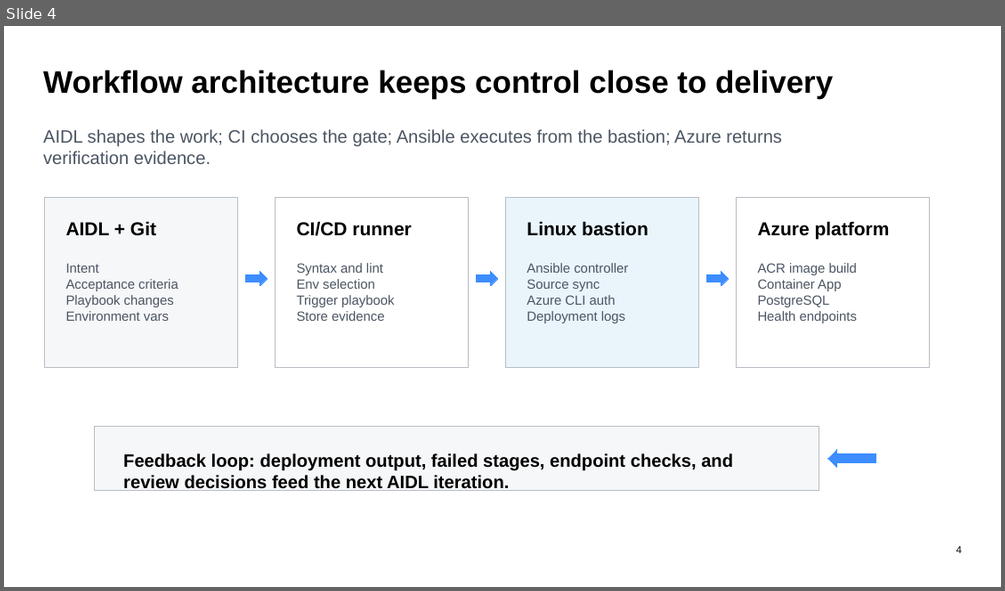
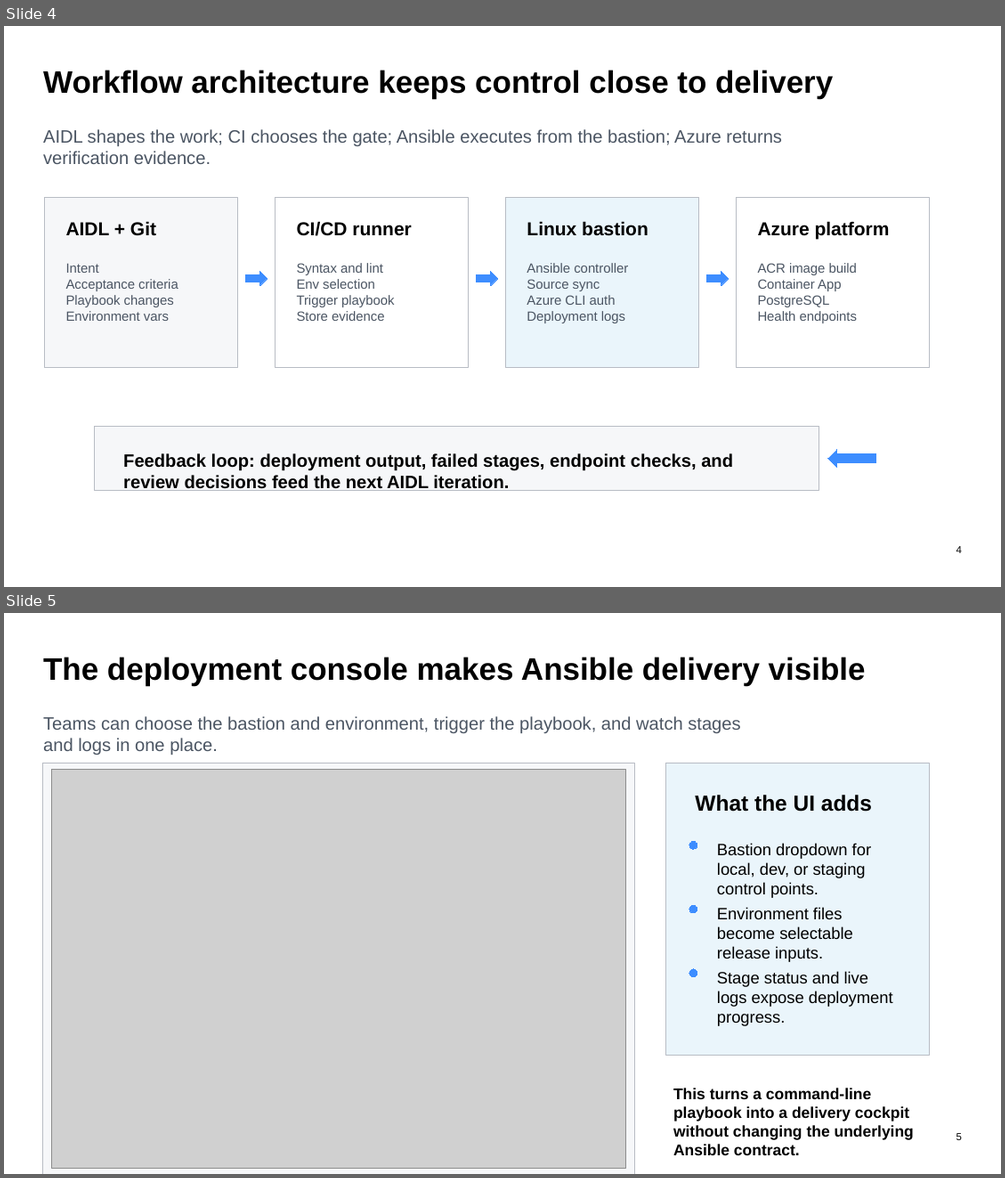
Before and after one commit to manjumaikancgi/ansible-aidlc, a slide deck: artifacts/GS_AIDL_Ansible_Delivery_CI.pptx. Shown one above the other, each under a label of ours: slide 4 before the commit, slides 4 and 5 after it. The pictures are 1005x591 and 1005x1178 pixels, drawn with LibreOffice and Linux fonts; fonts in the diff are those of the drawing; grey boxes stand for pictures. Boxes give left, top, right and bottom in pixels: in the first picture for what was removed or moved away, otherwise in the second. Text is boxed around its words. In the diff, an @@ line names an element or a change of style, - is before the commit and + after.

Commit message:
update presentation.

```diff
--- a/artifacts/GS_AIDL_Ansible_Delivery_CI.pptx
+++ b/artifacts/GS_AIDL_Ansible_Delivery_CI.pptx
@@ slide 5 added at [4, 613, 1001, 1174], background #FFFFFF @@
@@ text added at [43, 657, 866, 686], 30 pt, text #000000, bold @@
+The deployment console makes Ansible delivery visible
@@ text added at [43, 716, 740, 755], 17.2 pt, text #4B5563 @@
+Teams can choose the bastion and environment, trigger the playbook, and watch stages and logs in one place.
@@ rectangle added at [43, 763, 635, 1174], fill #F6F7F9, outline #B8BCC4 0.75 pt @@
@@ picture added at [52, 769, 626, 1167] @@
@@ rectangle added at [666, 763, 929, 1055], fill #EAF5FB, outline #B8BCC4 0.75 pt @@
@@ text added at [695, 795, 872, 811], 21 pt, text #000000, bold @@
+What the UI adds
@@ ellipse added at [689, 841, 697, 849], fill #3D8DFF, outline #3D8DFF 0 pt @@
@@ text added at [717, 843, 871, 898], 15.8 pt, text #000000 @@
+Bastion dropdown for local, dev, or staging control points.
@@ ellipse added at [689, 906, 697, 913], fill #3D8DFF, outline #3D8DFF 0 pt @@
@@ text added at [717, 907, 853, 962], 15.8 pt, text #000000 @@
+Environment files become selectable release inputs.
@@ ellipse added at [689, 969, 697, 976], fill #3D8DFF, outline #3D8DFF 0 pt @@
@@ text added at [717, 971, 893, 1026], 15.8 pt, text #000000 @@
+Stage status and live logs expose deployment progress.
@@ text added at [673, 1087, 914, 1155], 15 pt, text #000000, bold @@
+This turns a command-line playbook into a delivery cockpit without changing the underlying Ansible contract.
@@ text added at [956, 1133, 962, 1140], 9.8 pt, text #000000 @@
+5
```
Also in this commit, not shown: 2 slides changed, 12 other files.
